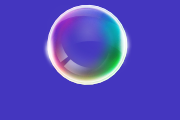
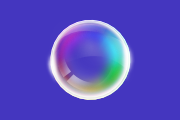
Two versions of the same layered image (180px x 120px). Layer-by-layer changes:
painted on "glare" (2nd of 7, in "bubble" › "glare") over [55,8,105,41]
painted on "glare" (3rd of 7, in "bubble" › "glare") over [59,8,107,41]
painted on "glare" (4th of 7, in "bubble" › "glare") over [45,5,134,100]
painted on "glare" (5th of 7, in "bubble" › "glare") over [76,10,124,91]
painted on "glare" (6th of 7, in "bubble" › "glare") over [47,4,131,72]
painted on "glare" (7th of 7, in "bubble" › "glare") over [48,20,131,100]
painted on "lights" over [44,30,133,80]
painted on "lateral lights" over [49,22,129,81]
painted on "circle1" over [49,6,129,98]
painted on "circle2" over [47,4,131,100]
painted on "circle3" over [47,4,131,100]
